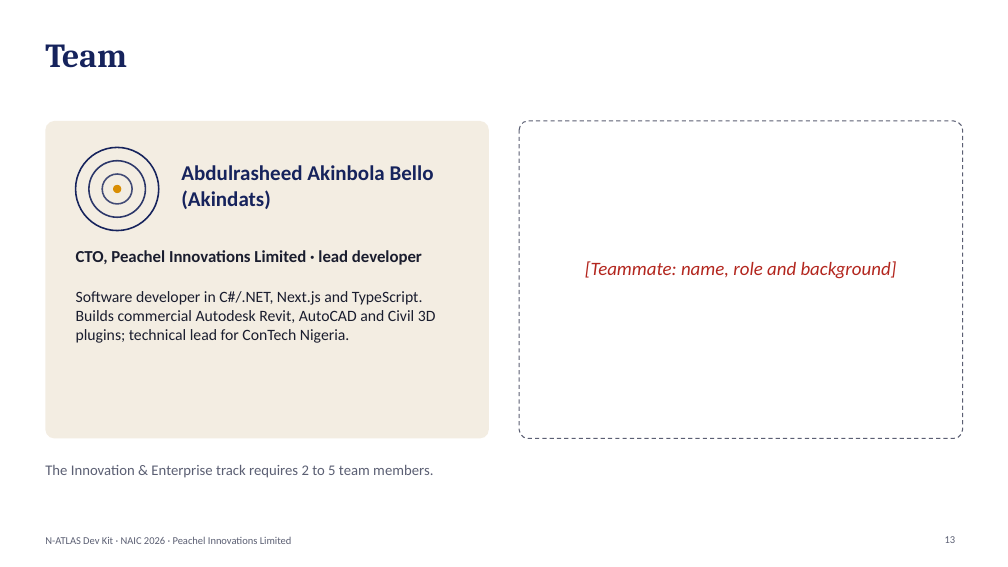
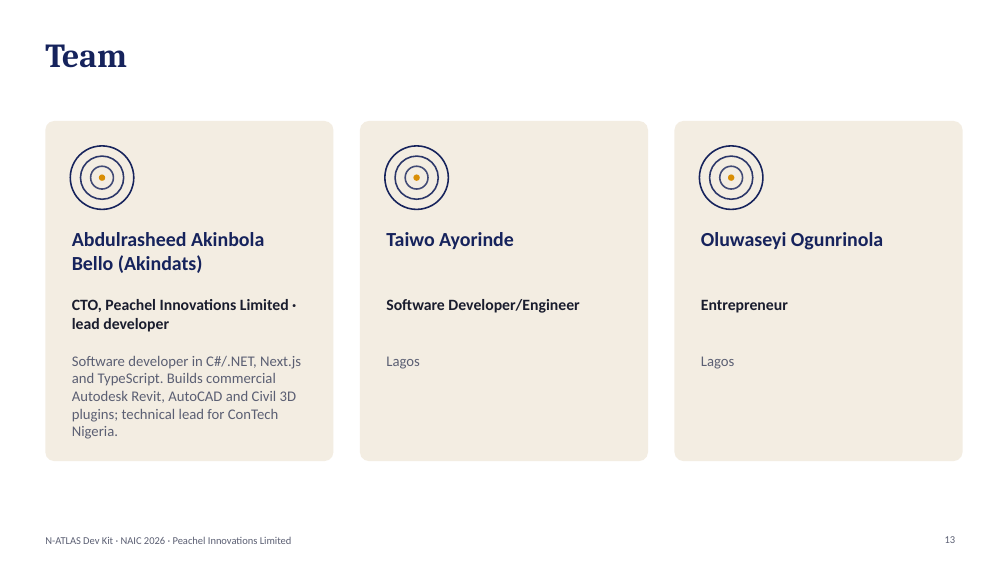
Before and after one commit to Akindats1/natlas-devkit, a slide deck: slide 13 of submission/N-ATLAS_Dev_Kit_Pitch.pptx. Drawn at 1008x567 pixels with LibreOffice and Linux fonts; fonts in the diff are those of the drawing. Boxes give left, top, right and bottom in pixels: in the first picture for what was removed or moved away, otherwise in the second. Text is boxed around its words. In the diff, an @@ line names an element or a change of style, - is before the commit and + after.

```diff
--- a/submission/N-ATLAS_Dev_Kit_Pitch.pptx
+++ b/submission/N-ATLAS_Dev_Kit_Pitch.pptx
@@ rounded rectangle resized from (x1=45, y1=121, x2=489, y2=439) to (x1=45, y1=121, x2=333, y2=461) @@
@@ rounded rectangle at (x1=45, y1=121, x2=333, y2=461): proportions changed @@
@@ ellipse resized from (x1=76, y1=147, x2=159, y2=231) to (x1=70, y1=146, x2=134, y2=209) @@
@@ rounded rectangle resized from (x1=520, y1=121, x2=963, y2=439) to (x1=360, y1=121, x2=648, y2=461) @@
@@ rounded rectangle at (x1=360, y1=121, x2=648, y2=461): fill #FFFFFF to #F3EDE2; outline #5B5F73 1 pt dashed to none; proportions changed @@
@@ ellipse added at (x1=385, y1=146, x2=448, y2=209), outline #16235C 1.5 pt @@
@@ rounded rectangle added at (x1=675, y1=121, x2=963, y2=461), fill #F3EDE2 @@
@@ ellipse added at (x1=699, y1=146, x2=763, y2=209), outline #16235C 1.5 pt @@
@@ ellipse resized from (x1=89, y1=161, x2=146, y2=218) to (x1=80, y1=156, x2=123, y2=199) @@
@@ ellipse resized from (x1=102, y1=174, x2=132, y2=204) to (x1=91, y1=166, x2=113, y2=189) @@
@@ ellipse moved from (x1=113, y1=185, x2=122, y2=193) to (x1=99, y1=175, x2=105, y2=181) @@
@@ ellipse added at (x1=395, y1=156, x2=439, y2=199), outline #16235C 1.5 pt @@
@@ ellipse added at (x1=405, y1=166, x2=428, y2=189), outline #16235C 1.5 pt @@
@@ ellipse added at (x1=414, y1=175, x2=420, y2=181), fill #D98E04 @@
@@ ellipse added at (x1=710, y1=156, x2=753, y2=199), outline #16235C 1.5 pt @@
@@ ellipse added at (x1=720, y1=166, x2=743, y2=189), outline #16235C 1.5 pt @@
@@ ellipse added at (x1=728, y1=175, x2=734, y2=181), fill #D98E04 @@
@@ text "Abdulrasheed Akinbola Bello (Akindats)" moved from (x1=181, y1=165, x2=434, y2=209) to (x1=72, y1=232, x2=264, y2=273) @@
@@ text "Abdulrasheed Akinbola Bello (Akindats)" at (x1=72, y1=232, x2=264, y2=273): size 20 to 19 pt; vertical alignment middle to top @@
@@ text added at (x1=386, y1=232, x2=514, y2=249), 19 pt, text #16235C, bold @@
+Taiwo Ayorinde
@@ text added at (x1=701, y1=232, x2=883, y2=250), 19 pt, text #16235C, bold @@
+Oluwaseyi Ogunrinola
@@ text removed at (x1=585, y1=261, x2=897, y2=279) @@
-[Teammate: name, role and background]
@@ text "CTO, Peachel Innovations Limited · ..." moved from (x1=76, y1=250, x2=422, y2=265) to (x1=72, y1=299, x2=289, y2=332) @@
@@ text "CTO, Peachel Innovations Limited · ..." at (x1=72, y1=299, x2=289, y2=332): size 16 to 15 pt @@
@@ text added at (x1=386, y1=299, x2=579, y2=313), 15 pt, text #1A1D2E, bold @@
+Software Developer/Engineer
@@ text added at (x1=701, y1=299, x2=788, y2=313), 15 pt, text #1A1D2E, bold @@
+Entrepreneur
@@ text "Software developer in C#/.NET, Next.js ..." moved from (x1=76, y1=291, x2=436, y2=343) to (x1=72, y1=356, x2=301, y2=439) @@
@@ text "Software developer in C#/.NET, Next.js ..." at (x1=72, y1=356, x2=301, y2=439): size 15 to 14 pt, text colour #1A1D2E to #5B5F73 @@
@@ text added at (x1=386, y1=356, x2=420, y2=369), 14 pt, text #5B5F73 @@
+Lagos
@@ text added at (x1=701, y1=356, x2=735, y2=369), 14 pt, text #5B5F73 @@
+Lagos
@@ text removed at (x1=45, y1=465, x2=433, y2=478) @@
-The Innovation & Enterprise track requires 2 to 5 team members.
```
Also in this commit, not shown: 1 other file.
